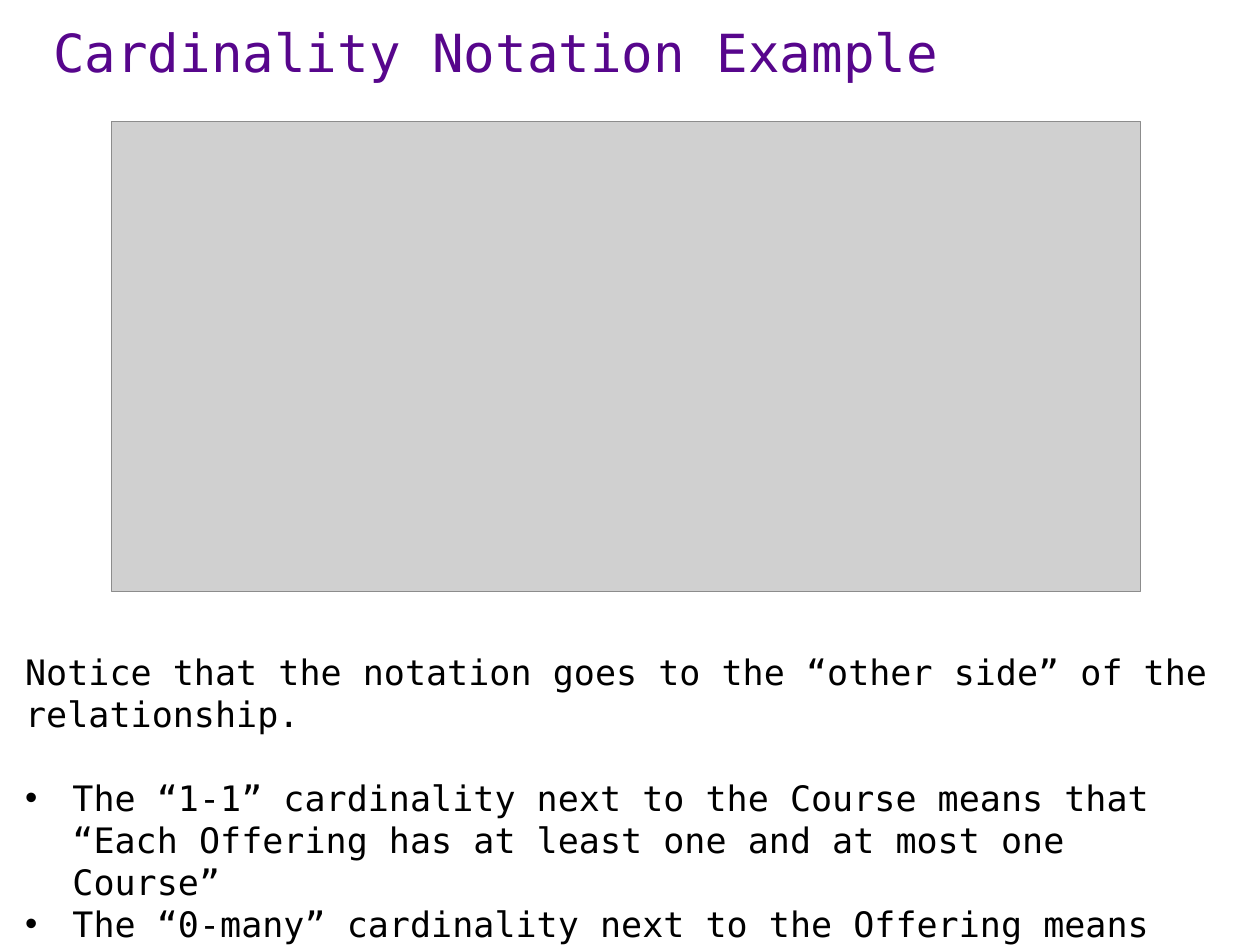
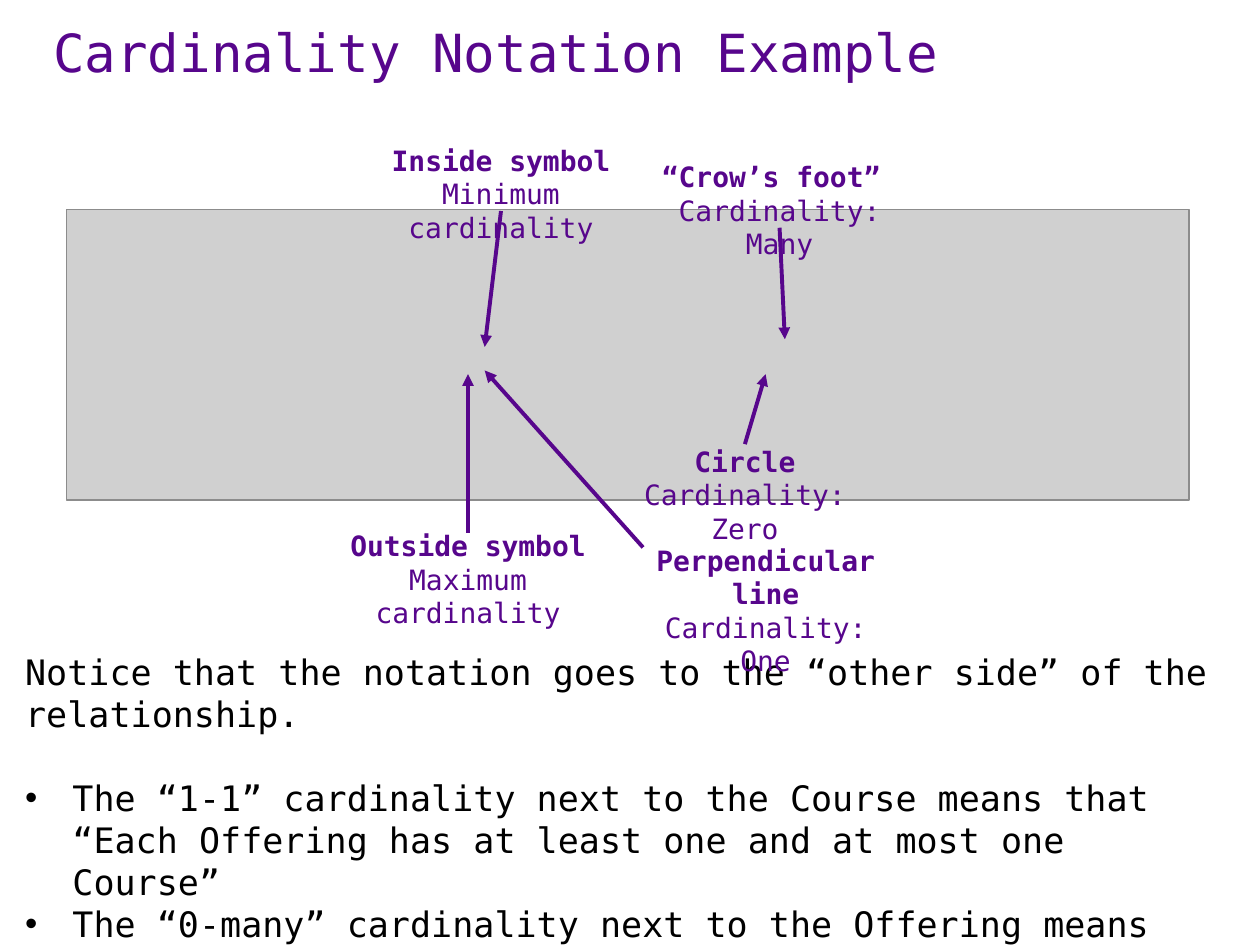
Before and after one commit to ipeirotis/introduction-to-databases, a slide deck: slide 12 of session1/A1-ER_modeling.pptx. Drawn at 1260x945 pixels with LibreOffice and Linux fonts; fonts in the diff are those of the drawing; grey boxes stand for pictures. Boxes give left, top, right and bottom in pixels: in the first picture for what was removed or moved away, otherwise in the second. Text is boxed around its words. In the diff, an @@ line names an element or a change of style, - is before the commit and + after.

```diff
--- a/session1/A1-ER_modeling.pptx
+++ b/session1/A1-ER_modeling.pptx
@@ text added at bbox=[392, 148, 610, 244], 16 pt, text #57068C @@
+Inside symbol Minimum cardinality
@@ text added at bbox=[662, 165, 881, 261], 16 pt, text #57068C @@
+“Crow’s foot”
+Cardinality: Many
@@ picture: place and size @@
-picture at bbox=[112, 121, 1142, 591]
+picture at bbox=[67, 209, 1189, 500]
@@ arrow added from (501, 210) to (485, 346), #57068C 2.25 pt @@
@@ arrow added from (780, 228) to (785, 339), #57068C 2.25 pt @@
@@ arrow added from (467, 533) to (467, 374), #57068C 2.25 pt @@
@@ arrow added from (643, 547) to (485, 370), #57068C 2.25 pt @@
@@ arrow added from (745, 444) to (766, 374), #57068C 2.25 pt @@
@@ text added at bbox=[644, 449, 846, 540], 16 pt, text #57068C @@
+Circle
+Cardinality: Zero
@@ text added at bbox=[350, 534, 586, 629], 16 pt, text #57068C @@
+Outside symbol Maximum cardinality
@@ text added at bbox=[656, 548, 875, 678], 16 pt, text #57068C, bold @@
+Perpendicular line
+Cardinality: One
```
Also in this commit, not shown: 8 other slides changed.
